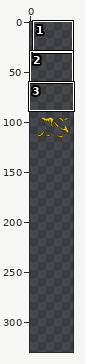
A sprite sheet gets an edit: Resources/Textures/Forms/HallowedGryphon_Glow.png. Above: a wide view before the commit, with the close-up outlined.
Close-up. Before the edit:
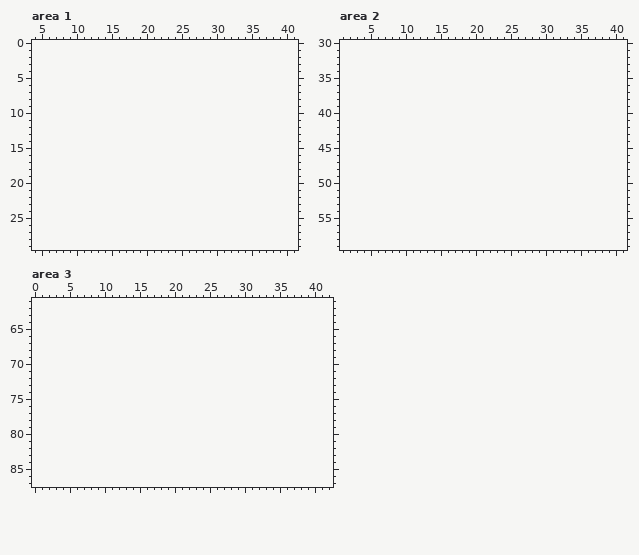
The file is 70x46 pixels, drawn in blocks of 2x2; one block is one cell here. Shown: area 1: x 4..41, y 0..29; area 2: x 1..41, y 30..59; area 3: x 0..42, y 61..87. The old version is drawn lined up with the new one, on the new canvas. The commit also changed other parts of the picture, which this record leaves out.
The same view after the edit:
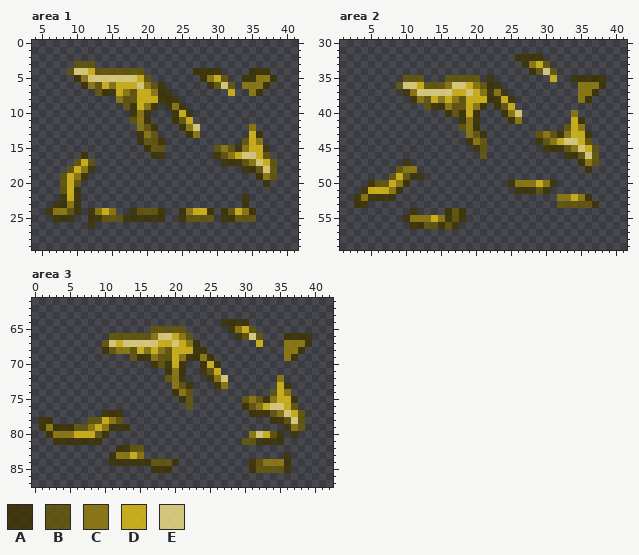
Palette (. is transparent): A #3e3300c8  B #6b5b08c8  C #9b830bc8  D #ecc813c8  E #fae888c8
Diff:
canvas 35x23 -> 43x330, the old top-left corner now at 6,95
Area 1:
y 3: x 10..12 ... -> BBB
y 4: x 9..19 ........... -> BEEDBBBBBBB; x 27..30 .... -> AAAA; x 35..37 ... -> AAA
y 5: x 10..20 ........... -> ACEEEEEEEDB; x 28..31 .... -> ACDB; x 34..38 ..... -> AACCA
y 6: x 11..22 ............ -> ACBDCDDDECBA; x 29..32 .... -> ABEB; x 34..37 .... -> CCCA
y 7: x 13..23 ........... -> BAADCBDDCAA; x 32 . -> D; x 35..36 .. -> CA
y 8: x 16..24 ......... -> CBBDDDAAA
y 9: x 17..21 ..... -> BADCA; x 23..25 ... -> ACA
y 10: x 18..20 ... -> ACA; x 24..26 ... -> ADA
y 11: x 18..20 ... -> BCA; x 24..26 ... -> ABD
y 12: x 19..21 ... -> CBA; x 25..27 ... -> ACE; x 35 . -> C
y 13: x 19..21 ... -> ACB; x 26..27 .. -> AC; x 35..36 .. -> DA
y 14: x 19..22 .... -> ABBA; x 34..36 ... -> BDC
y 15: x 20..22 ... -> ABB; x 30..37 ........ -> BCBACDDA
y 16: x 11 . -> A; x 21..22 .. -> AA; x 30..37 ........ -> ABCDEEDB
y 17: x 10..12 ... -> BDB; x 31..38 ........ -> AAABCEDB
y 18: x 9..12 .... -> BDCA; x 34..38 ..... -> AABEB
y 19: x 8..11 .... -> BDCA; x 36..38 ... -> ACB
y 20: x 8..10 ... -> BDB; x 37 . -> A
y 21: x 8..10 ... -> BDA
y 22: x 8..10 ... -> ADA; x 34 . -> A
y 23: x 7..10 .... -> AACA; x 34 . -> A
y 24: x 6..10 ..... -> ACCBA; x 12..15 .... -> ACDC; x 18..22 ..... -> ABBBA; x 25..29 ..... -> ACDDA; x 31..35 ..... -> ABDCA
y 25: x 7..9 ... -> AAA; x 12..22 ........... -> AABBBAAAAAA; x 25..29 ..... -> ABBBB; x 31..35 ..... -> AABBB
y 26: x 12 . -> A
Area 2:
y 32: x 26..29 .... -> AAAA
y 33: x 27..30 .... -> ACDB
y 34: x 28..31 .... -> ABEB
y 35: x 10..12 ... -> BBB; x 16..20 ..... -> BBBBB; x 22 . -> A; x 31 . -> D; x 34..38 ..... -> AAAAA
y 36: x 9..23 ............... -> BEEDBBBCEEDCBAA; x 35..38 .... -> CCCA
y 37: x 10..24 ............... -> ACEEEEEDDEDCACA; x 35..37 ... -> CCA
y 38: x 11..25 ............... -> ACBDCDCBDDDAADA; x 35..36 .. -> CA
y 39: x 13..21 ......... -> BAACBBDCA; x 23..25 ... -> ABD
y 40: x 16..20 ..... -> ABADA; x 24..26 ... -> ACE; x 34 . -> C
y 41: x 18..20 ... -> ACA; x 25..26 .. -> AC; x 34..35 .. -> DA
y 42: x 18..20 ... -> BCA; x 33..35 ... -> BDC
y 43: x 19..21 ... -> CBA; x 29..36 ........ -> BCBACDDA
y 44: x 19..21 ... -> ACB; x 29..36 ........ -> ABCDEEDB
y 45: x 20..21 .. -> AB; x 30..37 ........ -> AAABCEDB
y 46: x 21 . -> B; x 33..37 ..... -> AABEB
y 47: x 10 . -> A; x 35..37 ... -> ACB
y 48: x 9..11 ... -> BCC; x 36 . -> A
y 49: x 8..12 ..... -> BDBAA
y 50: x 5..10 ...... -> ABBDCA; x 25..31 ....... -> ACCCDCA
y 51: x 4..9 ...... -> ADDDCA; x 26..30 ..... -> AAABA
y 52: x 3..8 ...... -> ACAAAA; x 32..36 ..... -> CCDCA
y 53: x 3..4 .. -> AA; x 32..37 ...... -> BBBBBA
y 54: x 11 . -> A; x 16..18 ... -> ABA
y 55: x 10..18 ......... -> ACCCDCABA
y 56: x 11..17 ....... -> AABBABA
Area 3:
y 64: x 27..30 .... -> AAAA
y 65: x 17..21 ..... -> BBBBB; x 28..31 .... -> ACDB
y 66: x 11..22 ............ -> BBBBBBCEEDCB; x 29..32 .... -> ABEB; x 36..39 .... -> AAAA
y 67: x 10..23 .............. -> BEDEEEEEDDEDCA; x 32 . -> D; x 36..39 .... -> CCCA
y 68: x 10..24 ............... -> ABCCBDCDCBDDDAA; x 36..38 ... -> CCA
y 69: x 14..25 ............ -> BAACBBDCAACA; x 36..37 .. -> CA
y 70: x 17..21 ..... -> ABADA; x 24..26 ... -> ADA
y 71: x 19..21 ... -> ACA; x 24..26 ... -> ABD
y 72: x 19..21 ... -> BCA; x 25..27 ... -> ACE; x 35 . -> C
y 73: x 20..22 ... -> CBA; x 26..27 .. -> AC; x 35..36 .. -> DA
y 74: x 20..22 ... -> ACB; x 34..36 ... -> BDC
y 75: x 21..22 .. -> AB; x 30..37 ........ -> BCBACDDA
y 76: x 22 . -> B; x 30..37 ........ -> ABCDEEDB
y 77: x 10..12 ... -> AAA; x 31..38 ........ -> AAABCEDB
y 78: x 1..2 .. -> AA; x 8..12 ..... -> BBDCB; x 34..38 ..... -> AABEB
y 79: x 1..13 ............. -> ACAAABBCDCAAA; x 36..38 ... -> ACB
y 80: x 2..10 ......... -> ACCCDDDBA; x 31..35 ..... -> CEDBA; x 37 . -> A
y 81: x 3..9 ....... -> AAAAAAA; x 30..35 ...... -> BBAAAA
y 82: x 12..15 .... -> AABB
y 83: x 11..15 ..... -> ACCDC; x 36 . -> A
y 84: x 11..20 .......... -> AAAAAABBBA; x 31..36 ...... -> ABCCCA
y 85: x 17..19 ... -> AAA; x 31..36 ...... -> ABBBBA
